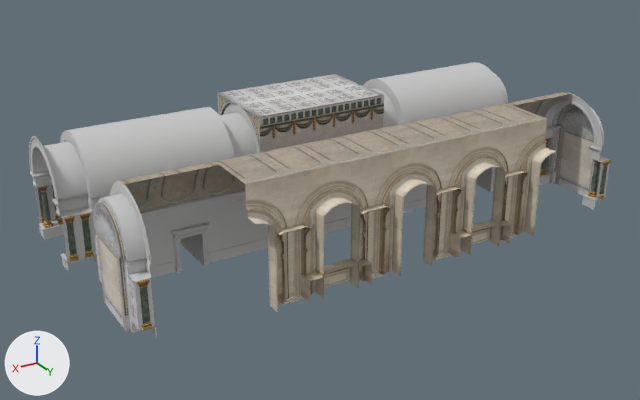
What one commit did to the OBJ model 3D Obj/Hallway.obj.
Before and after are seen from a 50 mm camera at (38.0, 90.1, 32.2) aimed at (2.0, 30.0, 2.2). The axes (+X, +Y, +Z) are drawn at lower left. The lights are the same throughout. Where no turn or scale is listed for an object, it has been applied to the vertices.

Names of what the first picture shows: 'Box009', 'Box010', 'Gang_Cap_Bogen001', 'Gang_Cap_Bogen002', 'Gang_Dach_Bogen_Var007', 'Gang_Dach_Ecke003', 'Gang_Endstck071', 'Gang_Endstck_Var011', 'Gang_Wand_Tre_008', 'Repeating_Segment043', 'Repeating_Segment044', 'Repeating_Segment045'.
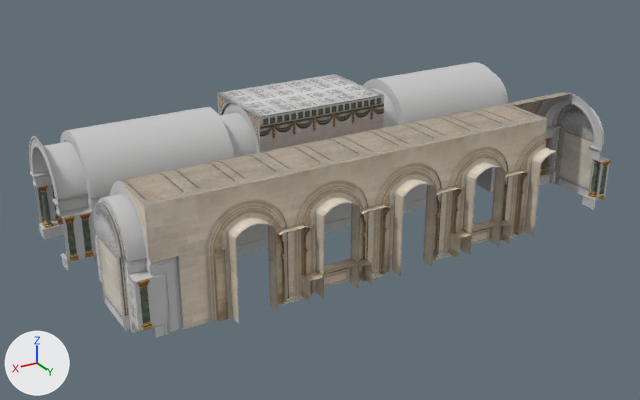
Where the change shows, as pixel boxes (x1, y1, x2, y2) in the pictures (640 x 400 px):
'WindowWalk_Endstck002', added: after (125, 165, 255, 329)
'Object019', added: after (150, 256, 184, 337)
'Gang_Wand_Tre_008', unchanged, covered by the edit: before (140, 184, 427, 278); after (236, 184, 427, 256)
'Gang_Dach_Bogen_Var007', unchanged, covered by the edit: before (120, 162, 219, 212); after (120, 162, 219, 184)
'Gang_Dach_Bogen_Var003', unchanged, covered by the edit: before (199, 146, 303, 199); after (214, 146, 303, 165)

Patch to the scene script:
```diff
--- a/3D Obj/Hallway.obj.py
+++ b/3D Obj/Hallway.obj.py
@@ me_windowwalk_endstck002 @@
+me_windowwalk_endstck002.from_pydata(...)  # 112 vertices, 178 faces; spans x 13.91..21.05, y 36.09..41.55, z -0.01..9.74
+me_windowwalk_endstck002.materials.append(mat_material__887)  # picture img_bricks_jpg
@@ me_object019 @@
+me_object019.from_pydata(...)  # 45 vertices, 54 faces; spans x 19.01..21.05, y 39.79..40.19, z 0.0..5.64
+me_object019.materials.append(mat_corridor)  # its picture is missing
@@ ob_windowwalk_endstck002 @@
+ob_windowwalk_endstck002 = bpy.data.objects.new('WindowWalk_Endstck002', me_windowwalk_endstck002)
+ob_windowwalk_endstck002.location = (0.0, 0.0, 0.0)
@@ ob_object019 @@
+ob_object019 = bpy.data.objects.new('Object019', me_object019)
+ob_object019.location = (0.0, 0.0, 0.0)
```
